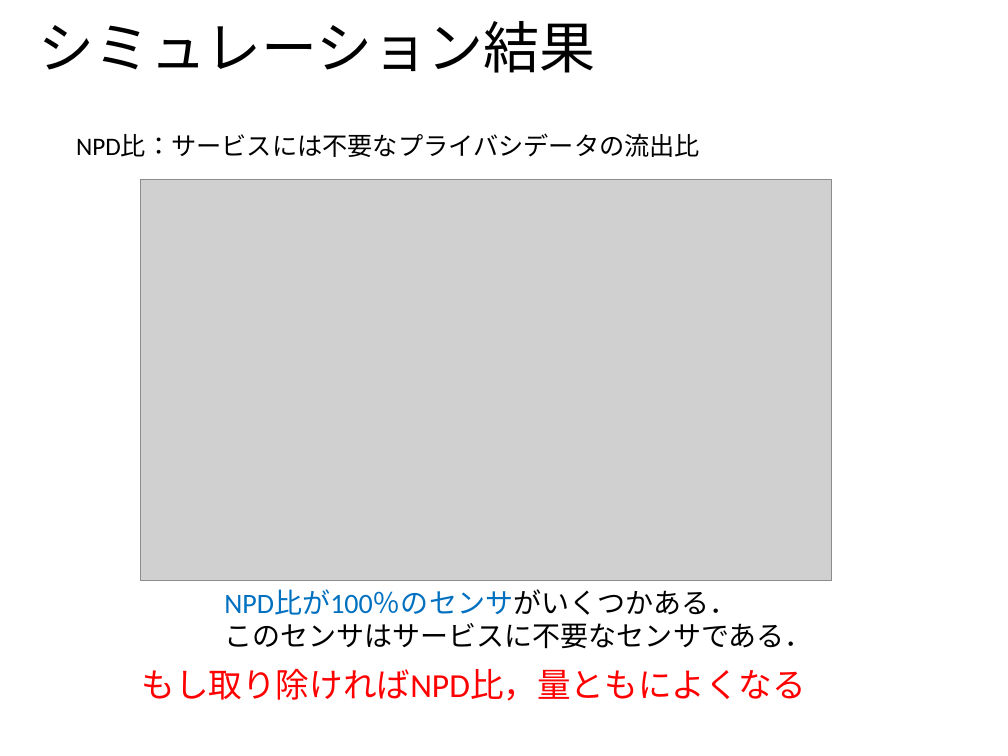
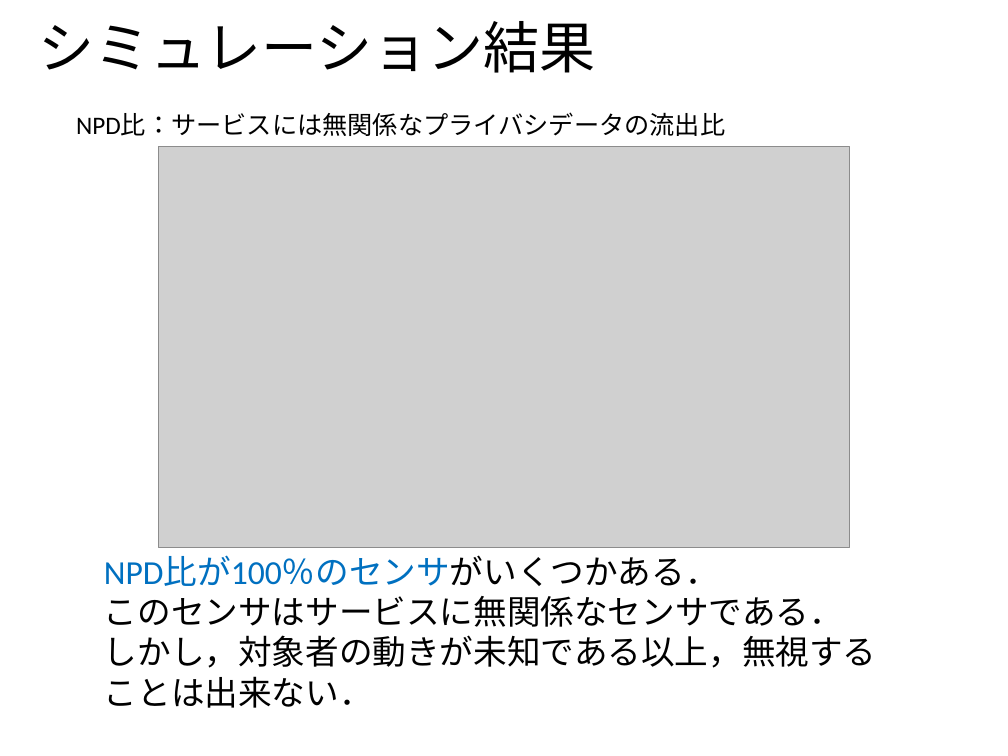
Before and after one commit to ao-megane/LplcOpenDataConverter, a slide deck: slide 22 of LplcOpenDataConverter/LplcOpenDataConverter/プレゼン/多地点カメラを用いた見守りサービスにおける第三者のプライバシデータ流出比の定量評価.pptx. Drawn at 1008x756 pixels with LibreOffice and Linux fonts; fonts in the diff are those of the drawing; grey boxes stand for pictures; background and template pictures are left out. Boxes give left, top, right and bottom in pixels: in the first picture for what was removed or moved away, otherwise in the second. Text is boxed around its words. In the diff, an @@ line names an element or a change of style, - is before the commit and + after.

```diff
--- a/LplcOpenDataConverter/LplcOpenDataConverter/プレゼン/多地点カメラを用いた見守りサービスにおける第三者のプライバシデータ流出比の定量評価.pptx
+++ b/LplcOpenDataConverter/LplcOpenDataConverter/プレゼン/多地点カメラを用いた見守りサービスにおける第三者のプライバシデータ流出比の定量評価.pptx
@@ text at (76,113,725,136): text changed @@
-NPD比：サービスには不要なプライバシデータの流出比
+NPD比：サービスには無関係なプライバシデータの流出比
@@ picture: place and size @@
-picture at (141,179,832,582)
+picture at (158,146,849,548)
@@ text at (104,556,877,708): text changed; size 20 to 24 pt @@
-NPD比が100％のセンサがいくつかある．
-このセンサはサービスに不要なセンサである．
+NPD比が100％のセンサがいくつかある．
+このセンサはサービスに無関係なセンサである．
+しかし，対象者の動きが未知である以上，無視することは出来ない．
@@ text removed at (142,669,807,701) @@
-もし取り除ければNPD比，量ともによくなる
```
Also in this commit, not shown: 20 other slides changed, 2 slides added, 2 slides removed, 1 other file.
